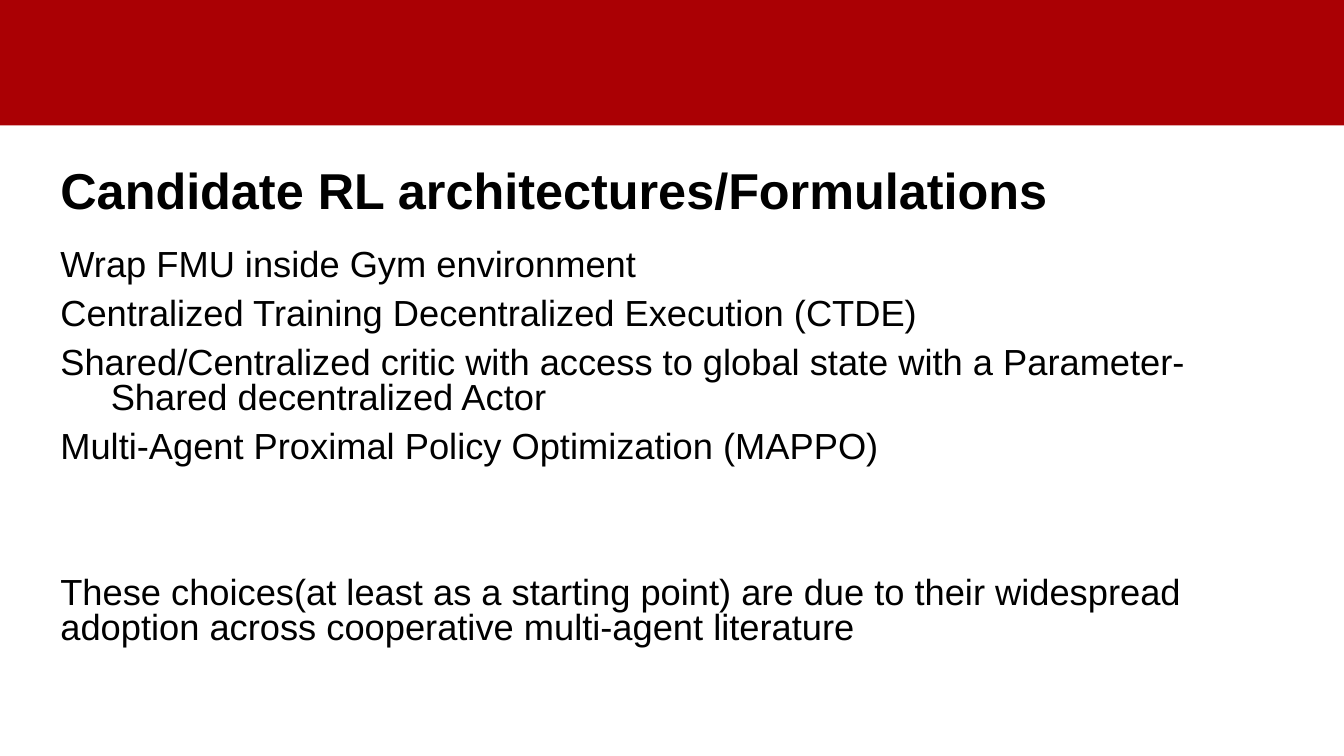
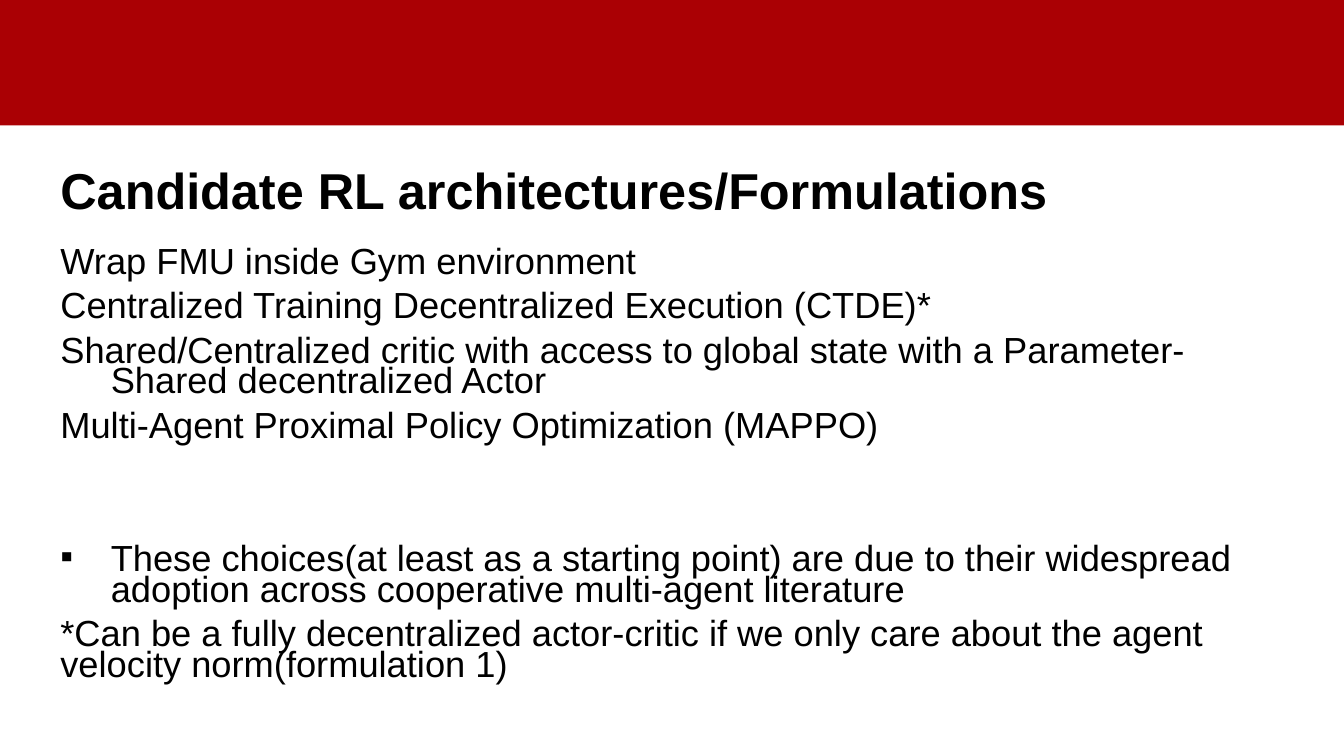
Before and after one commit to amedhisham/FixedWingsCoopTransportation, a slide deck: slide 7 of documentation/Meeting 3.pptx (slide 6 before the commit). Drawn at 1344x756 pixels with LibreOffice and Linux fonts; fonts in the diff are those of the drawing; background and template pictures are left out. Boxes give left, top, right and bottom in pixels: in the first picture for what was removed or moved away, otherwise in the second. Text is boxed around its words. In the diff, an @@ line names an element or a change of style, - is before the commit and + after.

```diff
--- a/documentation/Meeting 3.pptx
+++ b/documentation/Meeting 3.pptx
@@ text at <box>60,247,1231,608</box>: line spacing 0.8 to 0.7; bullet none to ▪ @@
@@ text at <box>60,291,931,325</box>: text changed @@
-Centralized Training Decentralized Execution (CTDE)
+Centralized Training Decentralized Execution (CTDE)*
@@ text at <box>60,619,1203,683</box>: paragraph added @@
+*Can be a fully decentralized actor-critic if we only care about the agent velocity norm(formulation 1)
```
Also in this commit, not shown: 3 other slides changed, 1 slide added, 5 other files.
